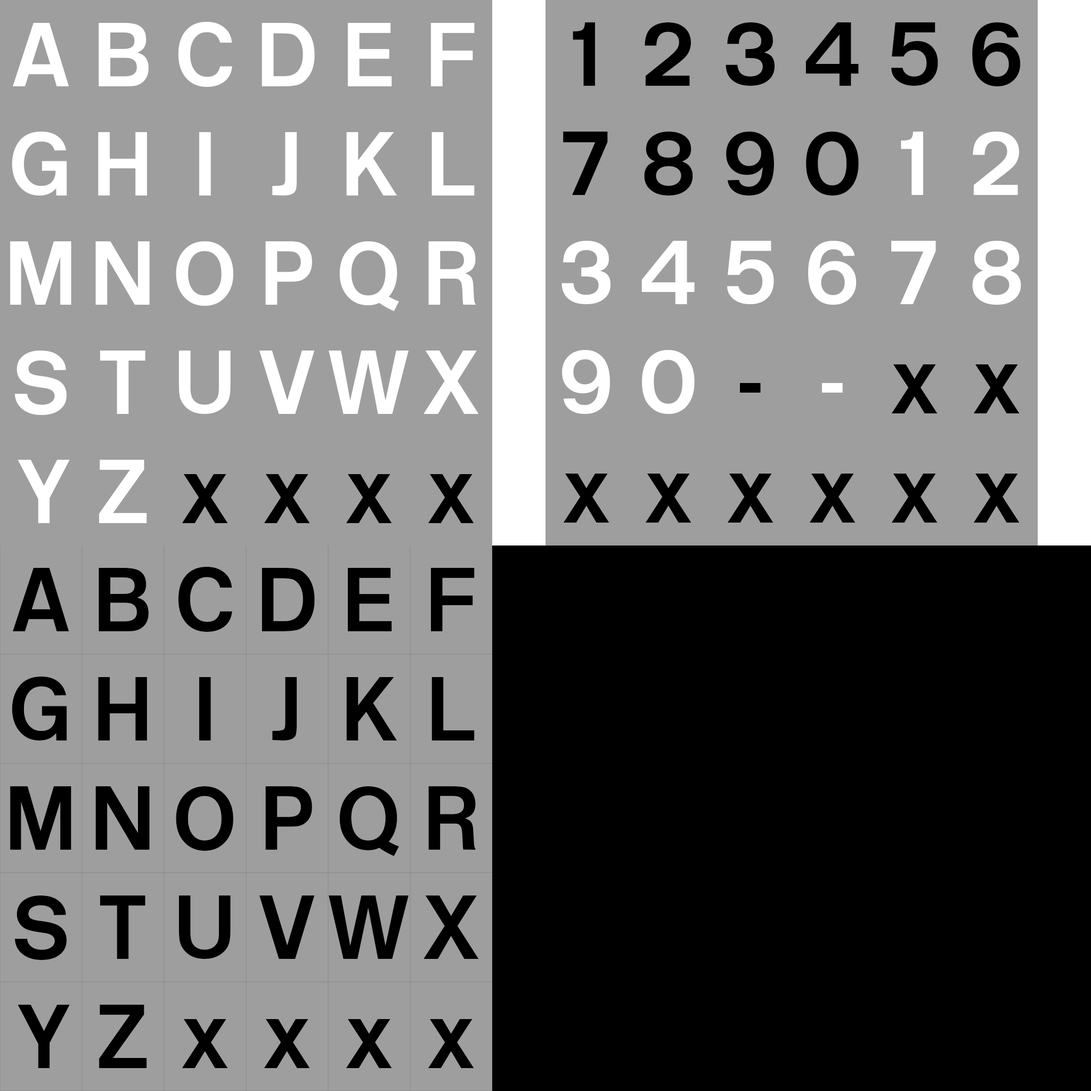
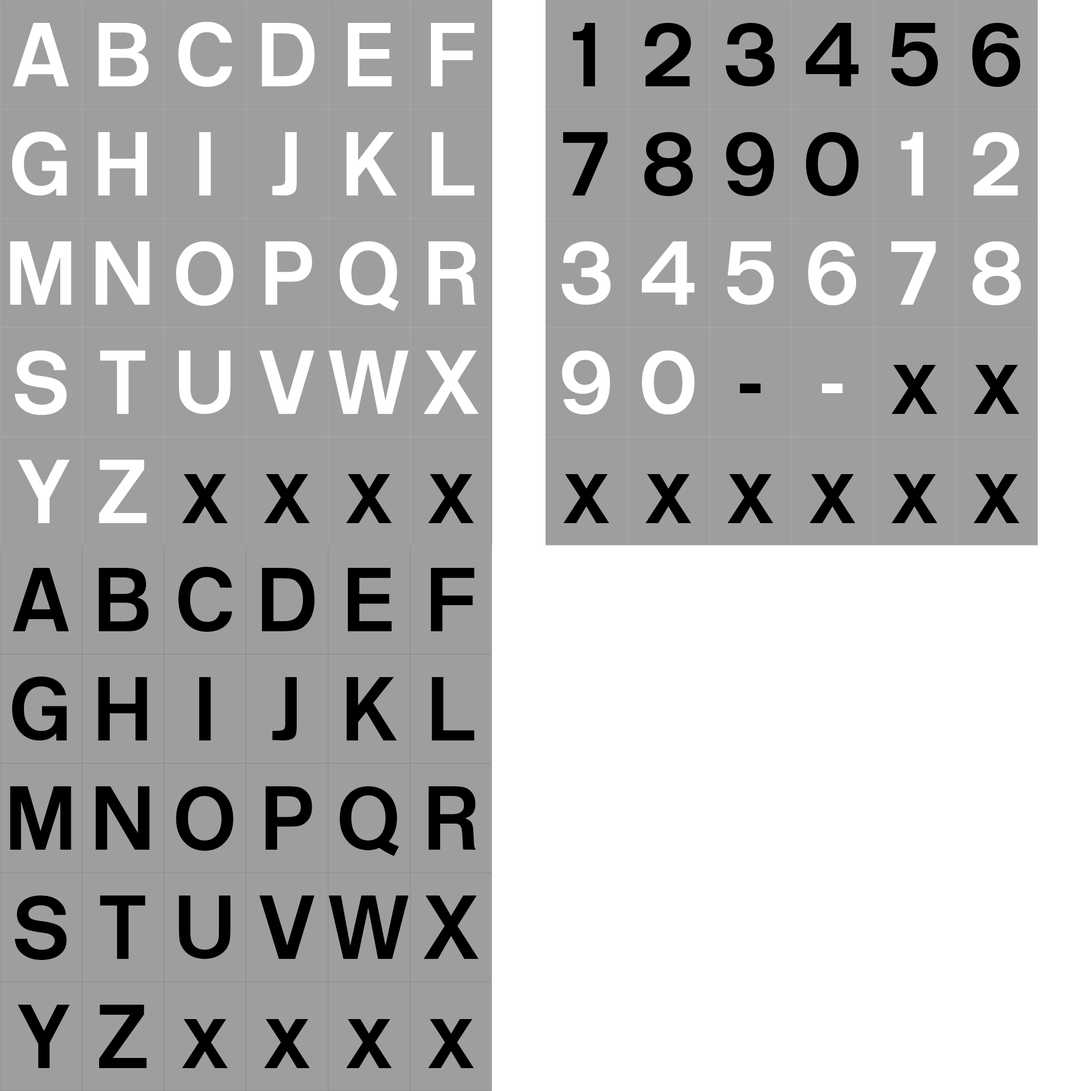
Before/after of a 1091×1091 layered artwork. What changed in the layer stack:
renamed "Background" to "Layer 0", moved it above "NUMBERS", painted on it over (x1=0, y1=0, x2=1091, y2=1091)
hid group "NUMBERS" (95 layers) over (x1=545, y1=0, x2=1039, y2=546)
hid group "ALPHABET B" (95 layers) over (x1=0, y1=545, x2=493, y2=1091)
hid group "ALPHABET W" (95 layers) over (x1=0, y1=0, x2=493, y2=547)
